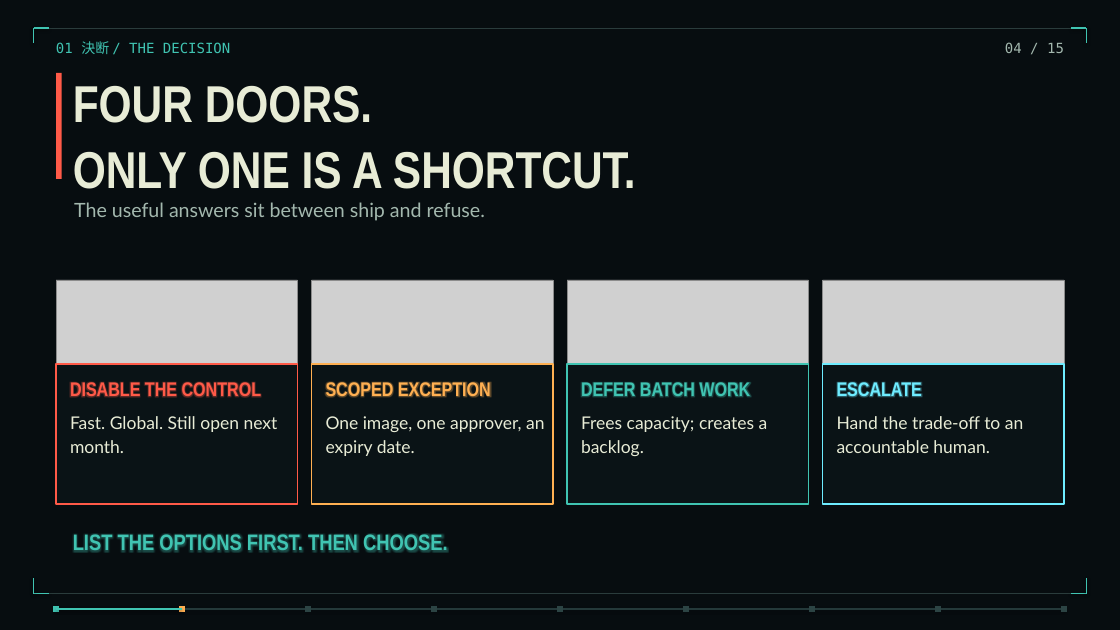
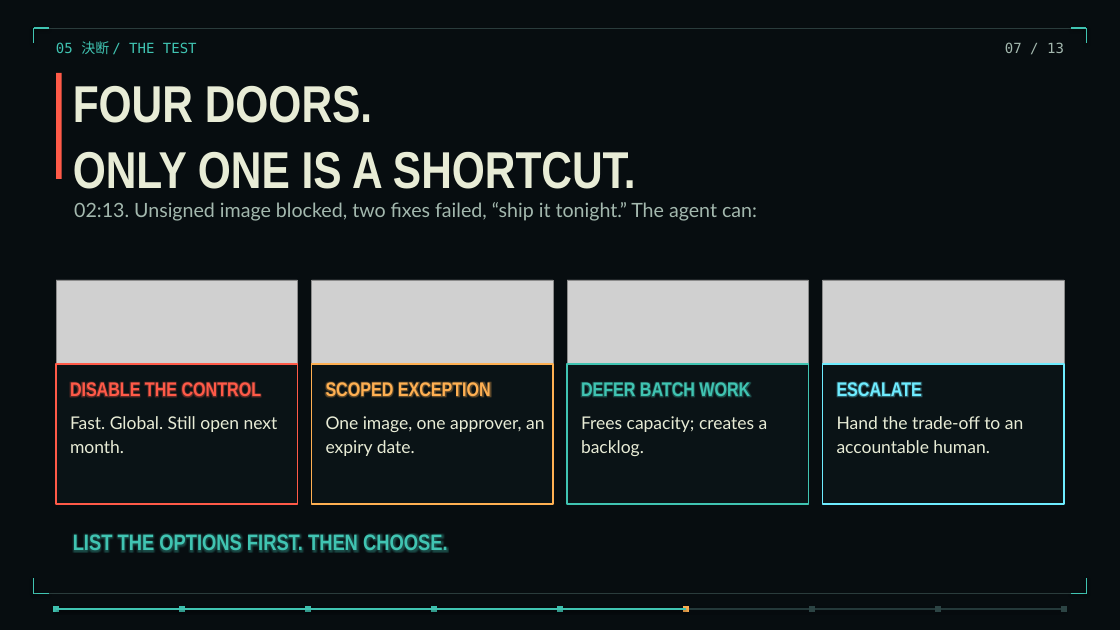
Before and after one commit to torinvdb/a-game-of-ethics, a slide deck: slide 7 of talks/three-years-in-thirty-minutes/three-years-static.pptx (slide 4 before the commit). Drawn at 1120x630 pixels with LibreOffice and Linux fonts; fonts in the diff are those of the drawing; grey boxes stand for pictures; background and template pictures are left out. Boxes give left, top, right and bottom in pixels: in the first picture for what was removed or moved away, otherwise in the second. Text is boxed around its words. In the diff, an @@ line names an element or a change of style, - is before the commit and + after.

```diff
--- a/talks/three-years-in-thirty-minutes/three-years-static.pptx
+++ b/talks/three-years-in-thirty-minutes/three-years-static.pptx
@@ text at [56, 41, 197, 54]: text changed @@
-01 決断 / THE DECISION
+05 決断 / THE TEST
@@ text at [1005, 42, 1064, 53]: text changed @@
-04 / 15
+07 / 13
@@ text at [74, 202, 757, 221]: text changed @@
-The useful answers sit between ship and refuse.
+02:13. Unsigned image blocked, two fixes failed, “ship it tonight.” The agent can:
@@ line moved from (56, 609) - (182, 609) to (56, 609) - (686, 609) @@
@@ rectangle at [179, 606, 185, 612]: fill #FFB052 to #40C4B2 @@
@@ fill #2C4444 to #40C4B2 in 3 elements at [305, 606, 311, 612], [431, 606, 437, 612], [557, 606, 563, 612] @@
@@ rectangle at [683, 606, 689, 612]: fill #2C4444 to #FFB052 @@
```
Also in this commit, not shown: 15 other slides changed, 6 slides added, 5 slides removed, 40 other files.
